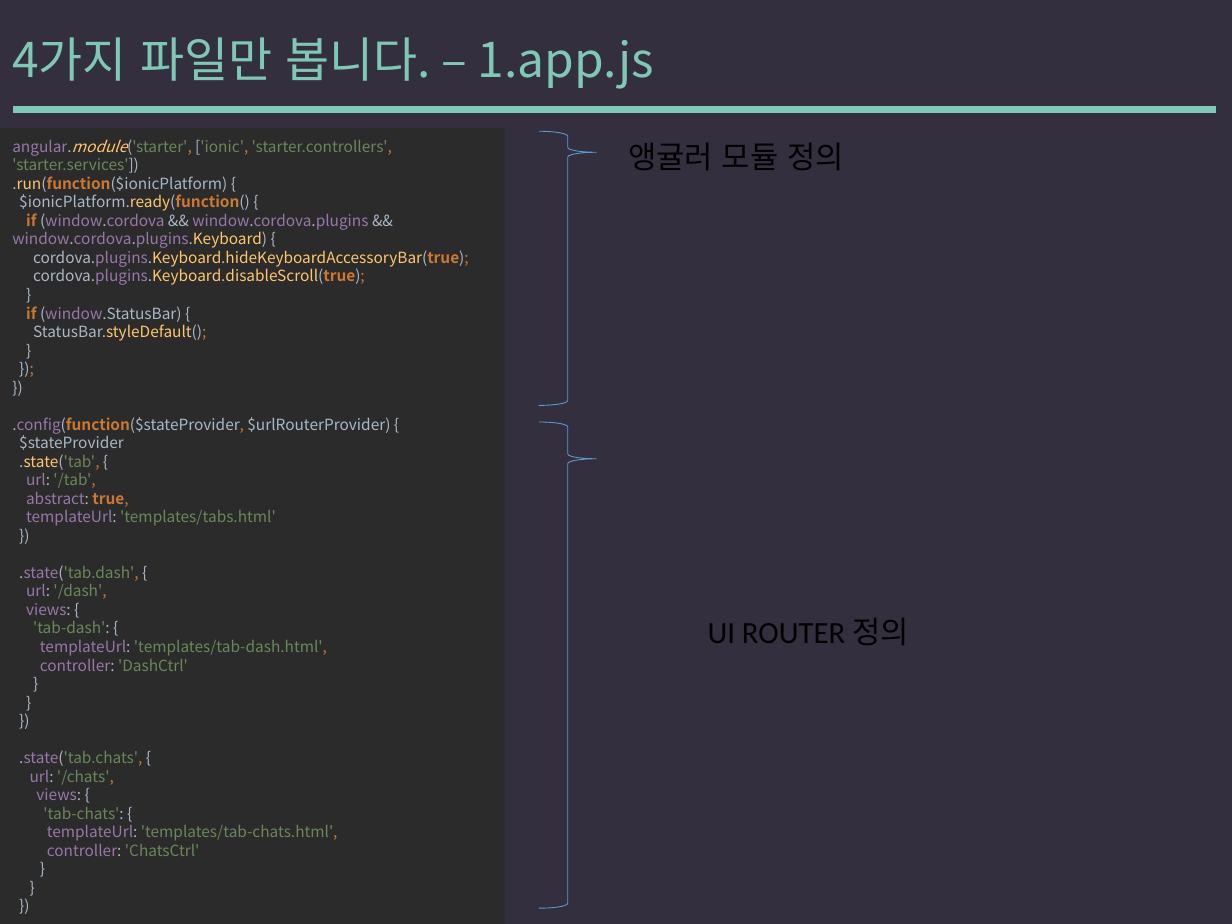
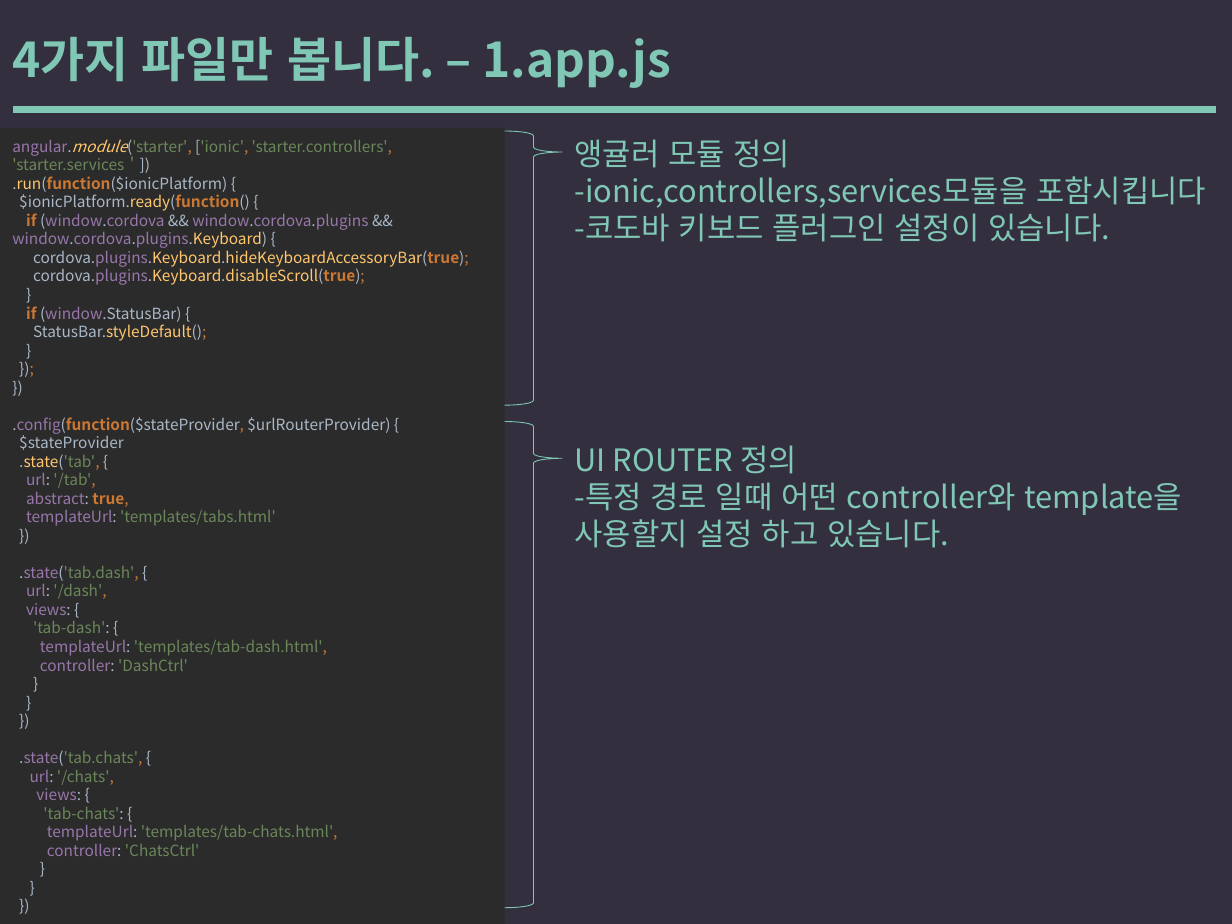
Before and after one commit to yysstory/mozzi, a slide deck: slide 22 of DOCS/1.pptx. Drawn at 1232x924 pixels with LibreOffice and Linux fonts; fonts in the diff are those of the drawing. Boxes give left, top, right and bottom in pixels: in the first picture for what was removed or moved away, otherwise in the second. Text is boxed around its words. In the diff, an @@ line names an element or a change of style, - is before the commit and + after.

Commit message:
upload

```diff
--- a/DOCS/1.pptx
+++ b/DOCS/1.pptx
@@ text "4가지 파일만 봅니다. – 1.app.js" at <box>12,37,672,88</box>: bold on @@
@@ text in rectangle at <box>12,139,469,856</box>: text changed @@
-angular.module('starter', ['ionic', 'starter.controllers', 'starter.services'])
-.run(function($ionicPlatform) {
-$ionicPlatform.ready(function() {
-if (window.cordova && window.cordova.plugins && window.cordova.plugins.Keyboard) {
-cordova.plugins.Keyboard.hideKeyboardAccessoryBar(true);
-cordova.plugins.Keyboard.disableScroll(true);
-}
-if (window.StatusBar) {
-StatusBar.styleDefault();
-}
-});
-})
-.config(function($stateProvider, $urlRouterProvider) {
-$stateProvider
-.state('tab', {
-url: '/tab',
-abstract: true,
-templateUrl: 'templates/tabs.html'
-})
-.state('tab.dash', {
-url: '/dash',
-views: {
-'tab-dash': {
-templateUrl: 'templates/tab-dash.html',
-controller: 'DashCtrl'
-}
-}
-})
-.state('tab.chats', {
-url: '/chats',
-views: {
-'tab-chats': {
-templateUrl: 'templates/tab-chats.html',
-controller: 'ChatsCtrl'
-}
-}
-})
+angular.module('starter', ['ionic', 'starter.controllers', 'starter.services＇])
+.run(function($ionicPlatform) {
+$ionicPlatform.ready(function() {
+if (window.cordova && window.cordova.plugins && window.cordova.plugins.Keyboard) {
+cordova.plugins.Keyboard.hideKeyboardAccessoryBar(true);
+cordova.plugins.Keyboard.disableScroll(true);
+}
+if (window.StatusBar) {
+StatusBar.styleDefault();
+}
+});
+})
+.config(function($stateProvider, $urlRouterProvider) {
+$stateProvider
+.state('tab', {
+url: '/tab',
+abstract: true,
+templateUrl: 'templates/tabs.html'
+})
+.state('tab.dash', {
+url: '/dash',
+views: {
+'tab-dash': {
+templateUrl: 'templates/tab-dash.html',
+controller: 'DashCtrl'
+}
+}
+})
+.state('tab.chats', {
+url: '/chats',
+views: {
+'tab-chats': {
+templateUrl: 'templates/tab-chats.html',
+controller: 'ChatsCtrl'
+}
+}
+})
@@ right brace: place and size @@
-right brace at <box>538,132,596,407</box>
+right brace at <box>505,131,563,405</box>
@@ right brace at <box>505,131,563,405</box>: outline #5B9BD5 0.5 pt to #80C8B5 0.5 pt @@
@@ text "앵귤러 모듈 정의": place and size @@
-text "앵귤러 모듈 정의" at <box>628,143,844,170</box>
+text "앵귤러 모듈 정의" at <box>575,139,1206,242</box>
@@ text at <box>575,139,791,168</box>: font Calibri to Noto Sans CJK KR, text colour #000000 to #80C8B5 in "앵귤러 모듈 정의" @@
@@ text at <box>575,176,1206,242</box>: paragraphs added @@
+-ionic,controllers,services모듈을 포함시킵니다
+-코도바 키보드 플러그인 설정이 있습니다.
@@ right brace: place and size @@
-right brace at <box>538,423,596,909</box>
+right brace at <box>505,421,563,908</box>
@@ right brace at <box>505,421,563,908</box>: outline #5B9BD5 0.5 pt to #80C8B5 0.5 pt @@
@@ text "UI ROUTER 정의": place and size @@
-text "UI ROUTER 정의" at <box>708,618,909,645</box>
+text "UI ROUTER 정의" at <box>575,445,1182,548</box>
@@ text at <box>575,445,797,474</box>: font Calibri to Noto Sans CJK KR, text colour #000000 to #80C8B5 in "UI ROUTER 정의" @@
@@ text at <box>575,482,1182,548</box>: paragraphs added @@
+-특정 경로 일때 어떤 controller와 template을
+사용할지 설정 하고 있습니다.
```
Also in this commit, not shown: 27 other slides changed.
